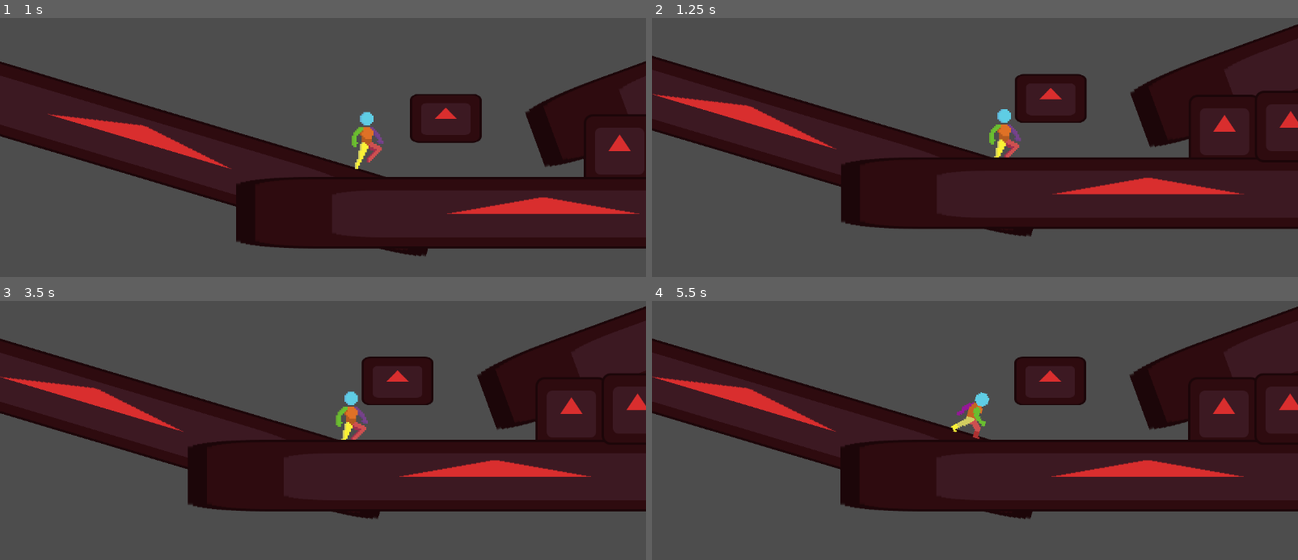
Above: before the commit, frames 1-4 (two rows, left to right).
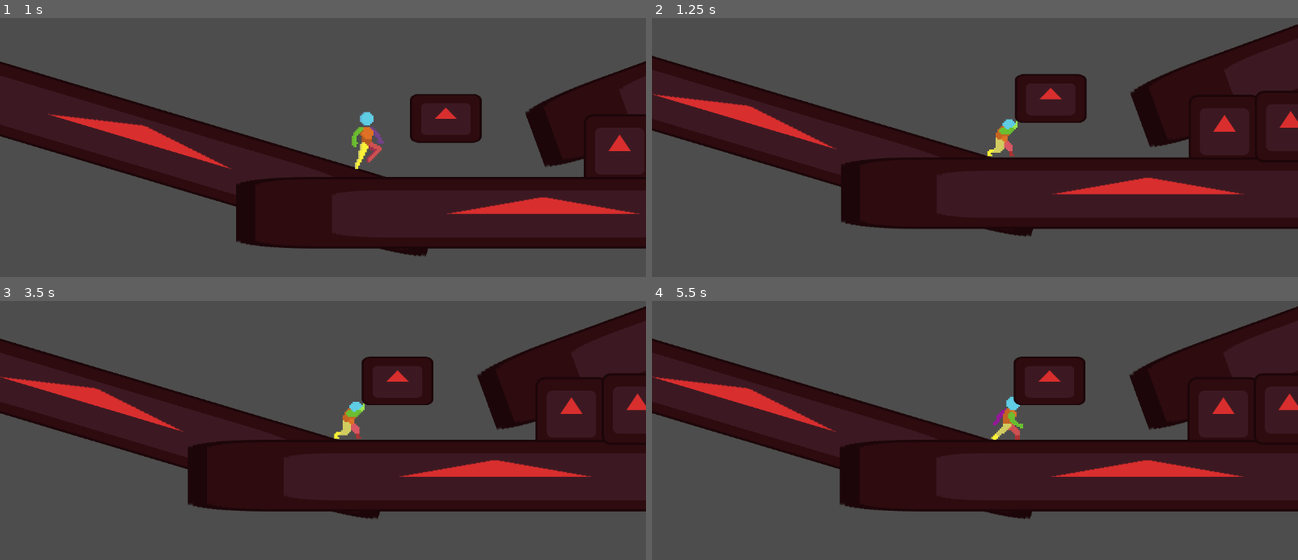
Above: after the commit, the same moments.

Repository: TatusFilipek/GodotTryEndError
Game: Godot game, scene res://scenes/main.tscn
Two runs of this game, one before a commit and one after it. Both use one fixed random seed, a clock stepped at 60 frames per second and the inputs below. The engine's default icon, where the game draws it, is replaced by a stand-in: a white triangle on a blue panel in a dark square.
Inputs (mouse positions are in pixels of both pictures, inside the frame that each line leads up to):
- Up to frame 1 (1 s): move the mouse to (465, 77) at 0.52 s; hold D (moveRight) from 0.53 s (still down); hold Ctrl (crouch) from 0.53 s (still down); tap Space (jump) at 0.77 s; tap Q (dash) at 0.8 s
- Up to frame 2 (1.25 s): keep holding D (moveRight); keep holding Ctrl (crouch)
- Up to frame 3 (3.5 s): move the mouse to (193, 396) at 1.27 s; release Ctrl (crouch) at 1.28 s; tap Q (dash) at 1.35, 3.05 s; tap Space (jump) at 1.52, 3.02 s; tap Alt (sprint) at 1.55 s; move the mouse to (outside the picture) at 2.02 s; release D (moveRight) at 2.03 s; hold A (moveLeft) 2.03-2.78 s; hold Alt (sprint) 2.03-2.78 s; tap Ctrl (crouch) at 2.3, 2.85 s; move the mouse to (290, 451) at 2.77 s; hold D (moveRight) from 2.78 s (still down)
- Up to frame 4 (5.5 s): move the mouse to (1168, 433) at 3.52 s; hold Alt (sprint) 3.53-4.28 s; tap Q (dash) at 3.6, 5.3 s; tap Space (jump) at 3.77, 4.52 s; move the mouse to (781, 324) at 4.27 s; release D (moveRight) at 4.28 s; hold A (moveLeft) 4.28-5.03 s; right-click (781, 324) at 4.35 s; tap Ctrl (crouch) at 4.55 s; move the mouse to (1007, 378) at 5.02 s; press the mouse at (1007, 378) at 5.03 s; hold D (moveRight) from 5.03 s (still down)

Frame 1 is identical in both runs. In frame 2, 0.5% of the frame differs, in the area x 51-58%, y 35-54%; in frame 3, 0.5%; in frame 4, 1.0%, in the area x 0-100%, y 1-85%.

Commit message:
dodawanie dashowania i rollowanie cz.5 duzo glitchy i bugow naprawione teraz musze dodac rollowanie

Diff:
--- a/scripts/crouchWalk.gd
+++ b/scripts/crouchWalk.gd
@@ -12,8 +12,8 @@
 func physics_update(_delta: float) -> void:
 	super.physics_update(_delta)
 	if not isActive: return
-
-	core.velocity.x = core.MovementDirection() * core.MovementSpeed * core.crouchMovementMult * core.ALLMOVEMENTVARIABLE * _delta
+	if not core.dashing:
+		core.velocity.x = core.MovementDirection() * core.MovementSpeed * core.crouchMovementMult * core.ALLMOVEMENTVARIABLE * _delta
 
 	if Input.is_action_pressed("sprint"):
 		machine.change_state("Run")
--- a/scripts/dash.gd
+++ b/scripts/dash.gd
@@ -4,6 +4,8 @@
 var dashDirection : Vector2
 var playerPositionStart : Vector2
 var playerPositionEnd : Vector2
+
+#TODO: fix being able to use dash twice while in the air when dashing from ground
 
 func enter() -> void:
 	super.enter()
@@ -42,6 +44,7 @@
 
 	if core.dashTimer <= 0:
 		machine.change_state("Idle")
+		core.dashUses = 0
 		return
 
 	core.dashTimer -= _delta
--- a/scripts/player.gd
+++ b/scripts/player.gd
@@ -19,7 +19,7 @@
 @export var dashCooldown = 1.5
 @export var dashGroundUses = 2
 @export var dashInAirUses = 1
-@export var dashDuration = .5
+@export var dashDuration = .3
 var dashCooldownTimer = 0
 var dashTimer = 0
 var dashUses = 0
--- a/scripts/run.gd
+++ b/scripts/run.gd
@@ -12,7 +12,8 @@
 func physics_update(_delta: float) -> void:
 	super.physics_update(_delta)
 	if not isActive: return
-	core.velocity.x = core.MovementDirection() * core.MovementSpeed * core.sprintMovementMult * core.ALLMOVEMENTVARIABLE * _delta
+	if not core.dashing:
+		core.velocity.x = core.MovementDirection() * core.MovementSpeed * core.sprintMovementMult * core.ALLMOVEMENTVARIABLE * _delta
 
 	if core.MovementDirection() == 0:
 		machine.change_state("Idle")
--- a/scripts/walk.gd
+++ b/scripts/walk.gd
@@ -12,7 +12,8 @@
 func physics_update(_delta: float) -> void:
 	super.physics_update(_delta)
 	if not isActive: return
-	core.velocity.x = core.MovementDirection() * core.MovementSpeed * core.ALLMOVEMENTVARIABLE * _delta
+	if not core.dashing:
+		core.velocity.x = core.MovementDirection() * core.MovementSpeed * core.ALLMOVEMENTVARIABLE * _delta
 
 	if Input.is_action_pressed("sprint"):
 		machine.change_state("Run")
--- a/scripts/wallGrab.gd
+++ b/scripts/wallGrab.gd
@@ -22,10 +22,10 @@
 	if not Input.is_action_pressed("grab"):
 		machine.change_state("WallTouch")
 
-	if core.MovementDirection() > 0:
+	if core.MovementDirection() * core.facingDirection > 0:
 		if playback.get_current_node() != "WallPush":
 			playback.travel("WallPush")
-	elif core.MovementDirection() < 0:
+	elif core.MovementDirection() * core.facingDirection < 0:
 		if playback.get_current_node() != "WallPull":
 			playback.travel("WallPull")
 	else:
